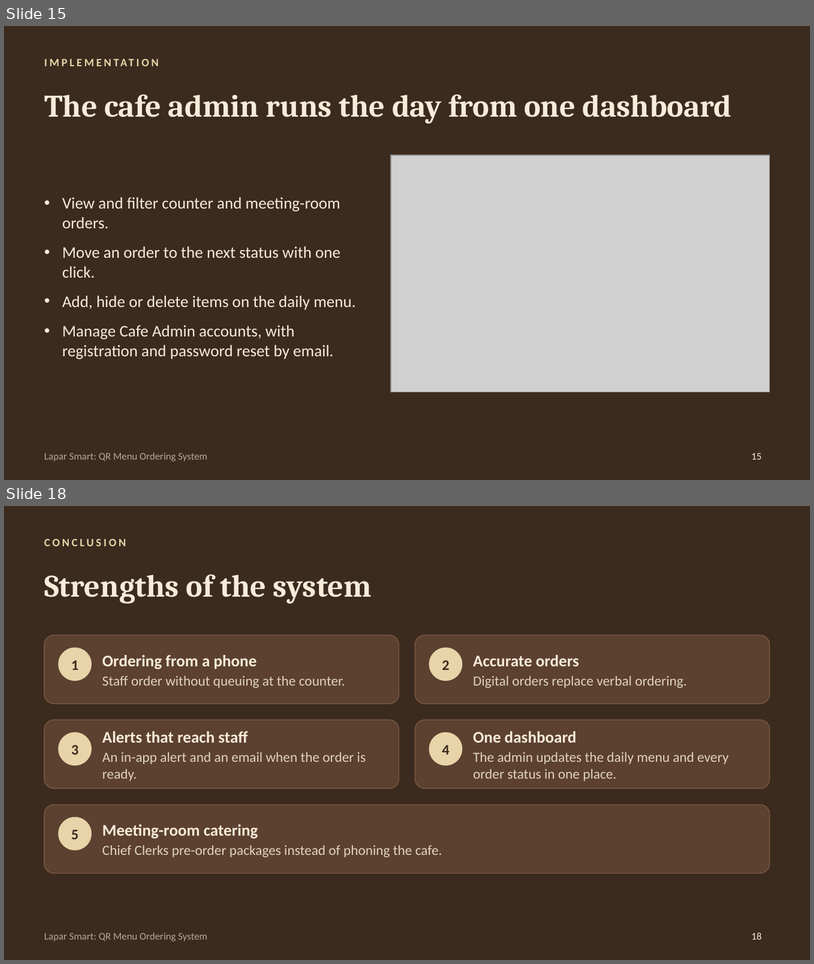
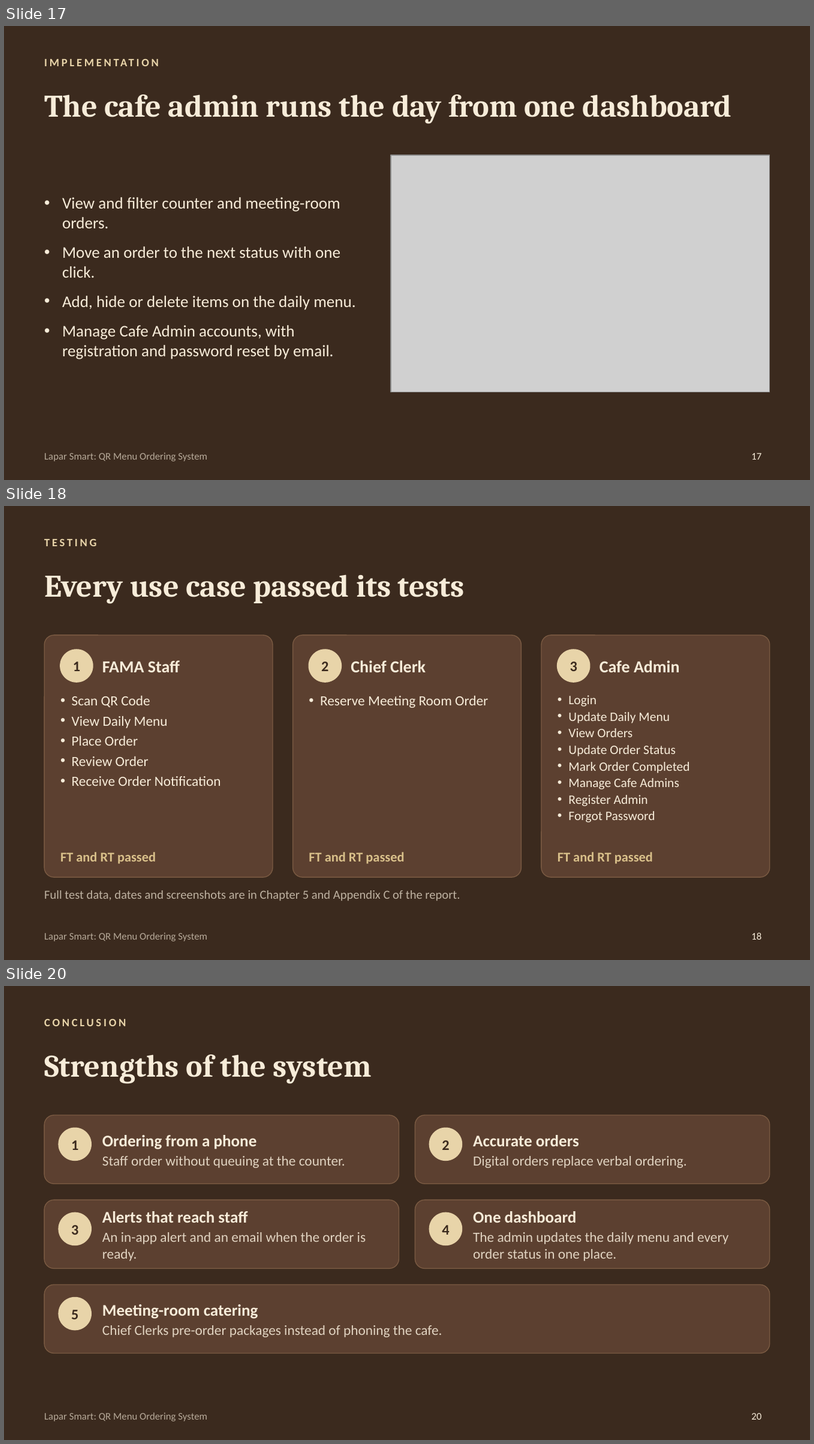
Before and after one commit to ras22hid/lapar-smart, a slide deck: app/static/presentation/LaparSmart_Presentation.pptx. Shown one above the other, each under a label of ours: slides 15 and 18 before the commit, slides 17, 18 and 20 after it; the slides between them are not shown. The pictures are 814x964 and 814x1444 pixels, drawn with LibreOffice and Linux fonts; fonts in the diff are those of the drawing; grey boxes stand for pictures. Boxes give left, top, right and bottom in pixels: in the first picture for what was removed or moved away, otherwise in the second. Text is boxed around its words. In the diff, an @@ line names an element or a change of style, - is before the commit and + after.

```diff
--- a/app/static/presentation/LaparSmart_Presentation.pptx
+++ b/app/static/presentation/LaparSmart_Presentation.pptx
@@ slide 18 added at <box>4,506,810,960</box>, background #3B2A1E; not listed: 1 template element that a slide beside it also shows @@
@@ text added at <box>44,539,96,546</box>, 10 pt, text #E8D4A9, bold @@
+TESTING
@@ title added at <box>44,574,465,604</box>, 28 pt, text #F7ECD9, bold @@
+Every use case passed its tests
@@ rounded rectangle added at <box>44,635,273,877</box>, fill #5C4030, outline #7A5A42 0.75 pt @@
@@ ellipse added at <box>60,649,93,682</box>, fill #E8D4A9, outline #E8D4A9 1 pt @@
@@ rounded rectangle added at <box>293,635,521,877</box>, fill #5C4030, outline #7A5A42 0.75 pt @@
@@ ellipse added at <box>309,649,341,682</box>, fill #E8D4A9, outline #E8D4A9 1 pt @@
@@ rounded rectangle added at <box>542,635,770,877</box>, fill #5C4030, outline #7A5A42 0.75 pt @@
@@ ellipse added at <box>558,649,590,682</box>, fill #E8D4A9, outline #E8D4A9 1 pt @@
@@ text added at <box>73,661,80,671</box>, 13 pt, text #3B2A1E, bold @@
+1
@@ text added at <box>102,660,180,672</box>, 15 pt, text #F7ECD9, bold @@
+FAMA Staff
@@ text added at <box>321,661,329,671</box>, 13 pt, text #3B2A1E, bold @@
+2
@@ text added at <box>351,660,426,672</box>, 15 pt, text #F7ECD9, bold @@
+Chief Clerk
@@ text added at <box>570,661,578,671</box>, 13 pt, text #3B2A1E, bold @@
+3
@@ text added at <box>600,660,680,672</box>, 15 pt, text #F7ECD9, bold @@
+Cafe Admin
@@ text added at <box>72,696,221,786</box>, 12.5 pt, text #F7ECD9 @@
+• Scan QR Code
+• View Daily Menu
+• Place Order
+• Review Order
+• Receive Order Notification
@@ text added at <box>320,696,488,708</box>, 12.5 pt, text #F7ECD9 @@
+• Reserve Meeting Room Order
@@ text added at <box>569,695,690,822</box>, 11.5 pt, text #F7ECD9 @@
+• Login
+• Update Daily Menu
+• View Orders
+• Update Order Status
+• Mark Order Completed
+• Manage Cafe Admins
+• Register Admin
+• Forgot Password
@@ text added at <box>60,852,156,864</box>, 12 pt, text #D9C08A, bold @@
+FT and RT passed
@@ text added at <box>309,852,404,864</box>, 12 pt, text #D9C08A, bold @@
+FT and RT passed
@@ text added at <box>558,852,653,864</box>, 12 pt, text #D9C08A, bold @@
+FT and RT passed
@@ text added at <box>44,890,460,901</box>, 11 pt, text #F7ECD9 at 70% opacity @@
+Full test data, dates and screenshots are in Chapter 5 and Appendix C of the report.
@@ page number added at <box>752,932,762,939</box>, 9 pt, text #F7ECD9 @@
+18
@@ what was slide 15 is now slide 17 @@
@@ page number at <box>752,453,762,459</box>: text changed @@
-15
+17
@@ what was slide 18 is now slide 20 @@
@@ page number at <box>752,1413,762,1419</box>: text changed @@
-18
+20
```
Also in this commit, not shown: 4 slides changed, 2 other slides added, 1 slide removed, 3 other files.
